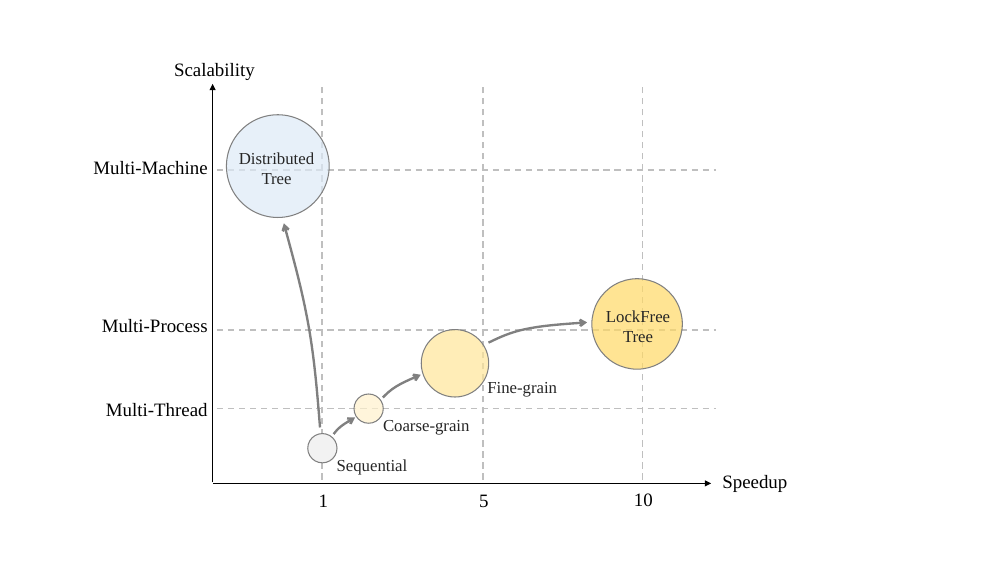
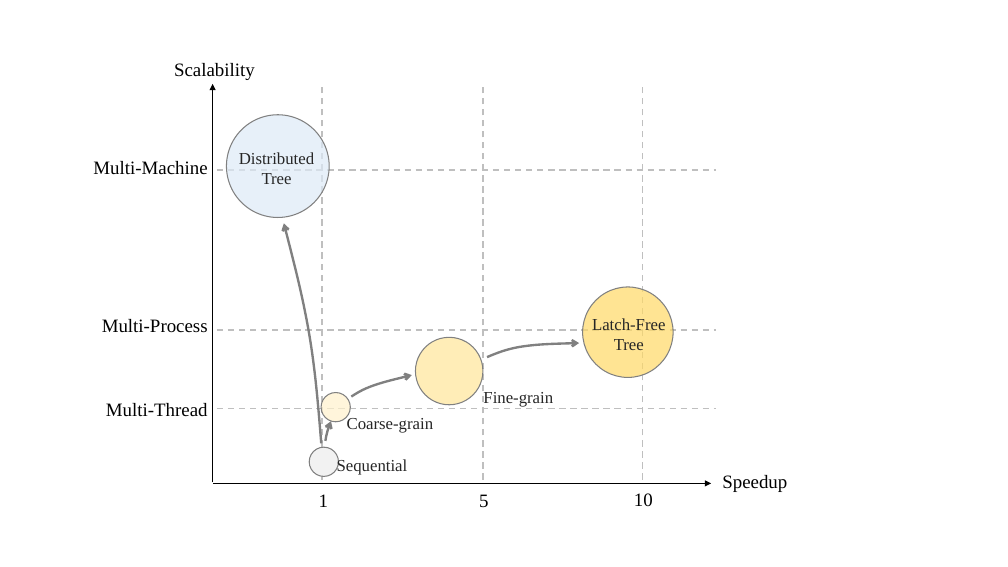
Before and after one commit to MarkChenYutian/B-plus-Forest, a slide deck: slide 1 of report/Presentation1.pptx. Drawn at 1008x567 pixels with LibreOffice and Linux fonts; fonts in the diff are those of the drawing. Boxes give left, top, right and bottom in pixels: in the first picture for what was removed or moved away, otherwise in the second. Text is boxed around its words. In the diff, an @@ line names an element or a change of style, - is before the commit and + after.

Commit message:
Add PALM Tree figures

```diff
--- a/report/Presentation1.pptx
+++ b/report/Presentation1.pptx
@@ freeform shape: place and size @@
-freeform shape at bbox=[284, 222, 320, 429]
+freeform shape at bbox=[284, 222, 322, 445]
@@ ellipse: place and size @@
-ellipse at bbox=[592, 279, 683, 370]
+ellipse at bbox=[583, 287, 674, 378]
@@ freeform shape: place and size @@
-freeform shape at bbox=[488, 288, 587, 378]
+freeform shape at bbox=[487, 310, 579, 390]
@@ text at bbox=[592, 318, 665, 350]: text changed @@
-LockFree
-Tree
+Latch-Free
+Tree
@@ ellipse: place and size @@
-ellipse at bbox=[421, 330, 488, 397]
+ellipse at bbox=[416, 337, 483, 405]
@@ freeform shape: place and size @@
-freeform shape at bbox=[383, 371, 421, 401]
+freeform shape at bbox=[352, 369, 413, 403]
@@ text "Fine-grain": place and size @@
-text "Fine-grain" at bbox=[487, 382, 557, 397]
+text "Fine-grain" at bbox=[483, 390, 553, 408]
@@ ellipse: place and size @@
-ellipse at bbox=[354, 394, 383, 423]
+ellipse at bbox=[321, 392, 351, 422]
@@ text "Coarse-grain": place and size @@
-text "Coarse-grain" at bbox=[383, 420, 469, 435]
+text "Coarse-grain" at bbox=[347, 415, 433, 433]
@@ ellipse: place and size @@
-ellipse at bbox=[308, 434, 337, 464]
+ellipse at bbox=[309, 447, 339, 476]
@@ freeform shape: place and size @@
-freeform shape at bbox=[333, 417, 355, 434]
+freeform shape at bbox=[325, 421, 330, 441]
```
Also in this commit, not shown: 1 other slide changed, 3 slides added.
